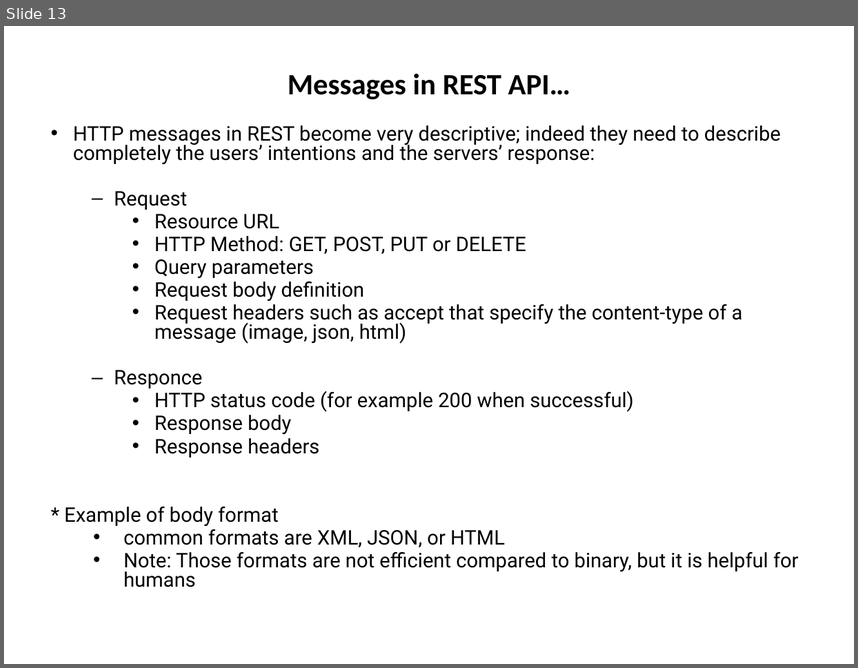
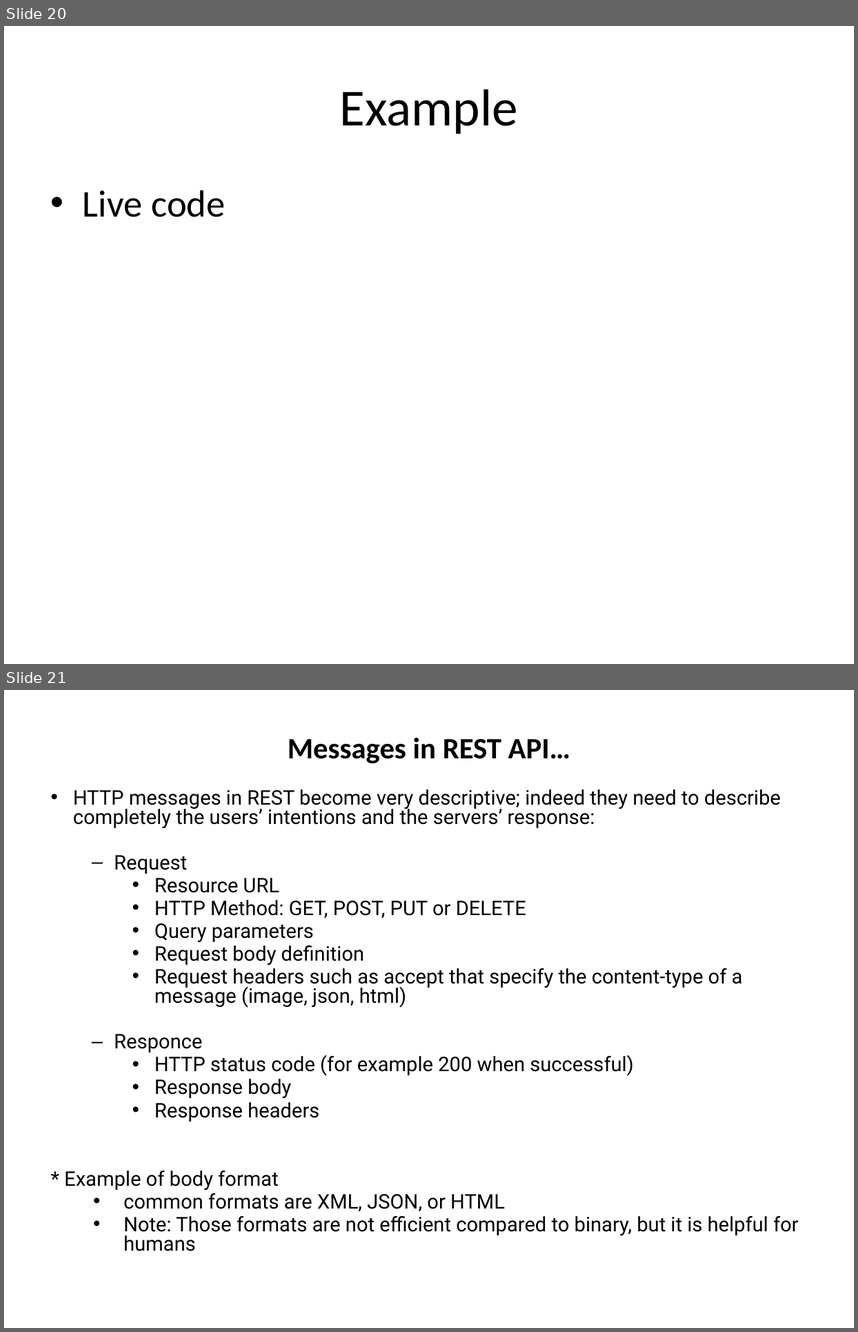
Before and after one commit to hogeschool/Development-5, a slide deck: Lectures/Lecture3/lesson3.pptx. Shown one above the other, each under a label of ours: slide 13 before the commit, slides 20 and 21 after it. The pictures are 858x668 and 858x1332 pixels, drawn with LibreOffice and Linux fonts; fonts in the diff are those of the drawing. Boxes give left, top, right and bottom in pixels: in the first picture for what was removed or moved away, otherwise in the second. Text is boxed around its words. In the diff, an @@ line names an element or a change of style, - is before the commit and + after.

```diff
--- a/Lectures/Lecture3/lesson3.pptx
+++ b/Lectures/Lecture3/lesson3.pptx
@@ slide 20 added at (x1=4, y1=26, x2=854, y2=664), background #FFFFFF @@
@@ title added at (x1=340, y1=89, x2=518, y2=134), 44 pt, text #000000 @@
+Example
@@ text added at (x1=83, y1=190, x2=225, y2=217), 32 pt, text #000000 @@
+• Live code
@@ what was slide 13 is now slide 21 @@
```
Also in this commit, not shown: 9 slides changed, 7 other slides added, 2 other files.
